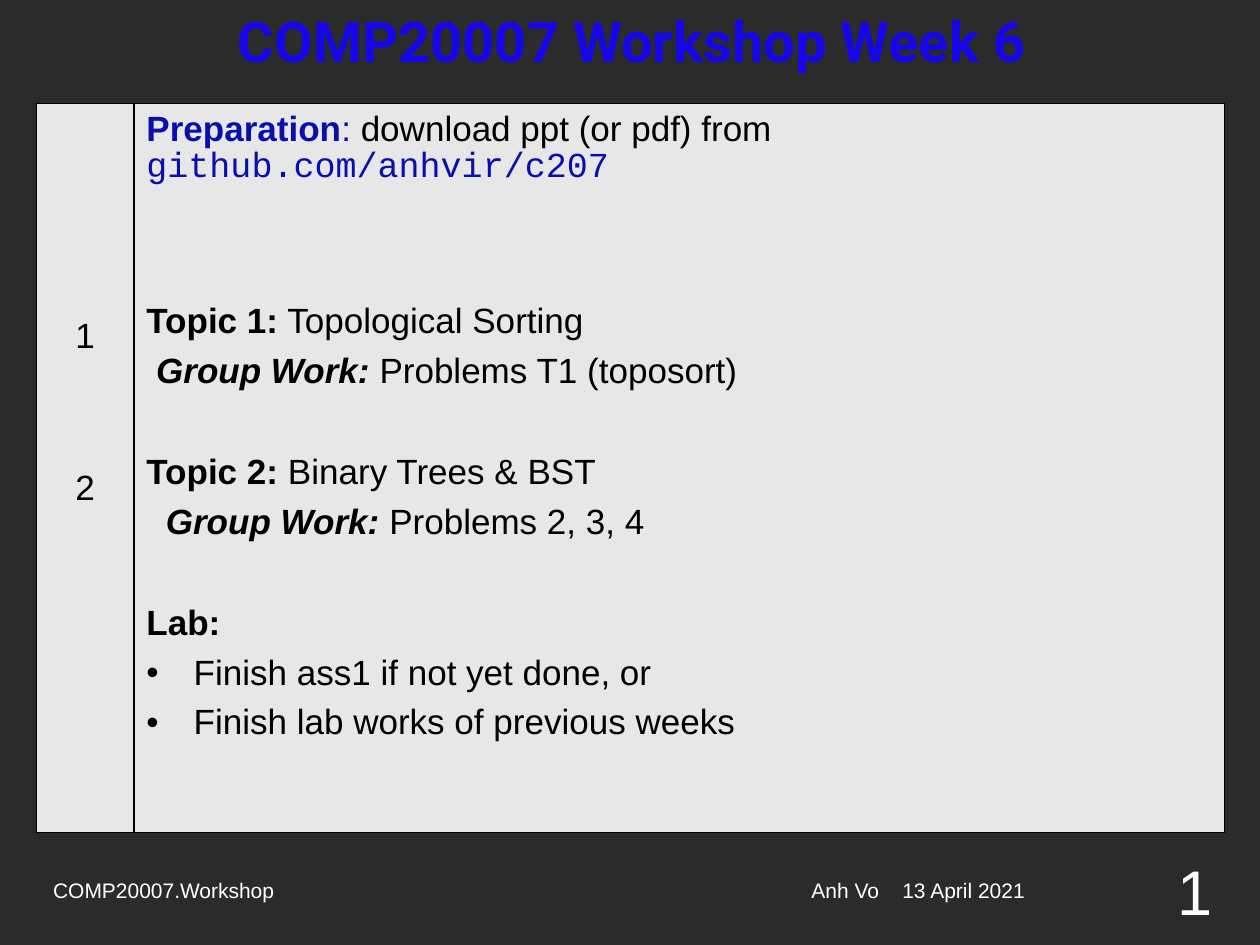
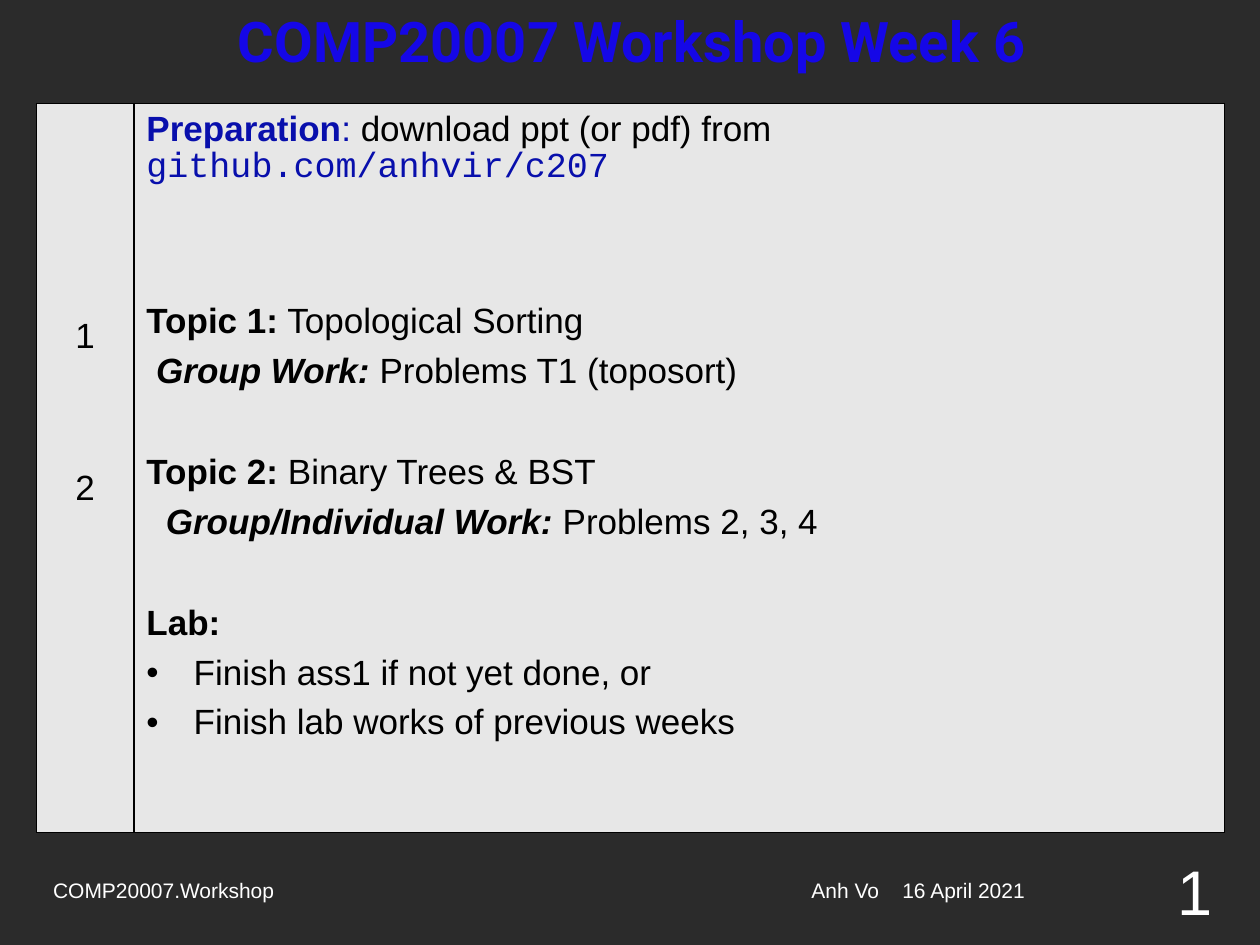
Before and after one commit to anhvir/c207, a slide deck: slide 1 of 06_C207_21S1.pptx. Drawn at 1260x945 pixels with LibreOffice and Linux fonts; fonts in the diff are those of the drawing; background and template pictures are left out; a plain dark background stands for a picture behind light text. Boxes give left, top, right and bottom in pixels: in the first picture for what was removed or moved away, otherwise in the second. Text is boxed around its words. In the diff, an @@ line names an element or a change of style, - is before the commit and + after.

Commit message:
Week 6

```diff
--- a/06_C207_21S1.pptx
+++ b/06_C207_21S1.pptx
@@ table at (37,103,1225,863) @@
-row 1, column 2: Preparation: download ppt (or pdf) from github.com/anhvir/c207 / Topic 1: Topological Sorting / Group Work: Problems T1 (toposort) / Topic 2: Binary Trees & BST / Group Work: Problems 2, 3, 4 / Lab: / Finish ass1 if not yet done, or / Finish lab works of previous weeks
+row 1, column 2: Preparation: download ppt (or pdf) from github.com/anhvir/c207 / Topic 1: Topological Sorting / Group Work: Problems T1 (toposort) / Topic 2: Binary Trees & BST / Group/Individual Work: Problems 2, 3, 4 / Lab: / Finish ass1 if not yet done, or / Finish lab works of previous weeks
@@ text at (811,882,1025,902): text changed @@
-Anh Vo 13 April 2021
+Anh Vo 16 April 2021
```
Also in this commit, not shown: 15 other slides changed, 1 slide added, 1 other file.
